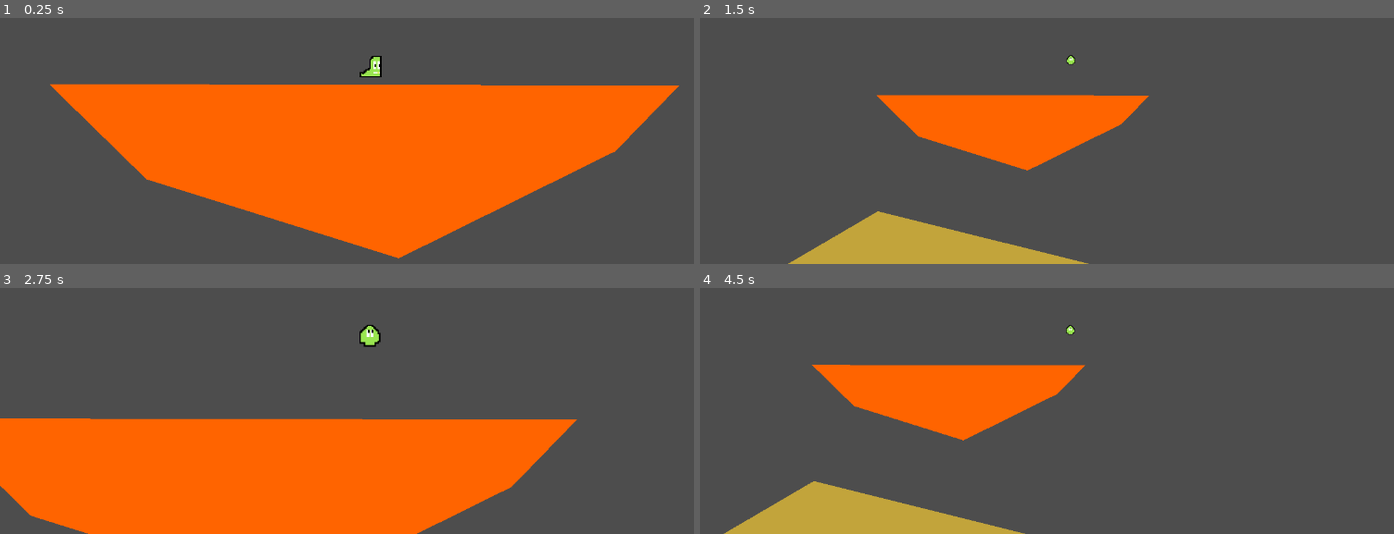
Above: before the commit, frames 1-4 (two rows, left to right).
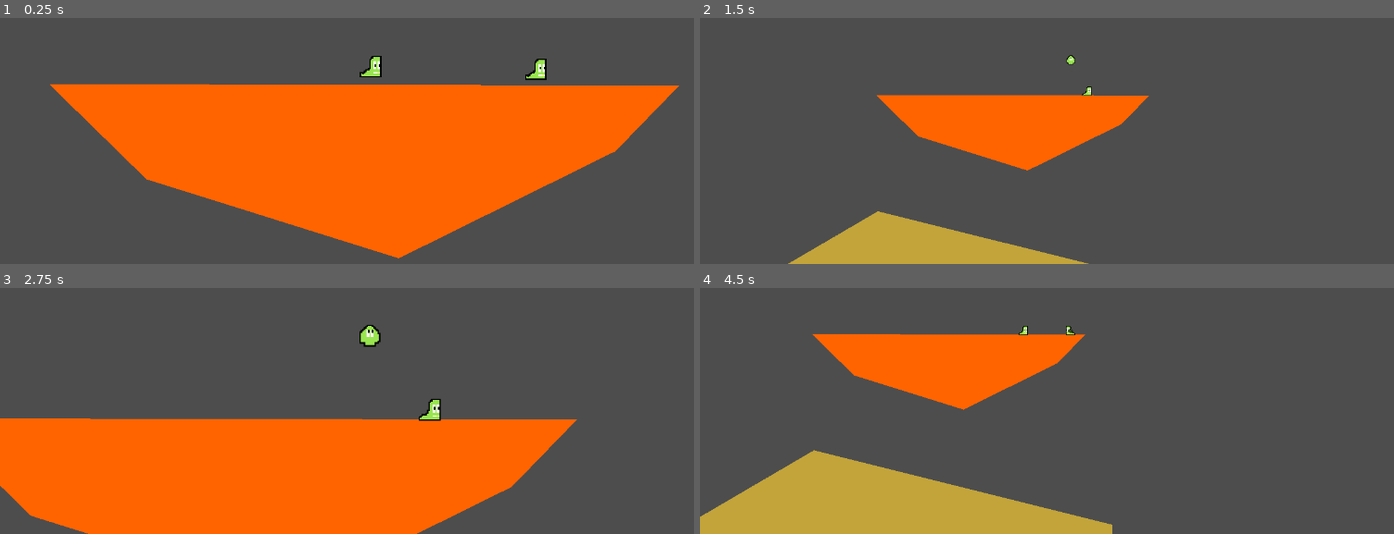
Above: after the commit, the same moments.

Repository: WilliamOFDavis/slugs_2d
Game: Godot game, scene res://Scenes/levels/level.tscn
Two runs of this game, one before a commit and one after it. Both use one fixed random seed, a clock stepped at 60 frames per second and the inputs below.
Inputs (mouse positions are in pixels of both pictures, inside the frame that each line leads up to):
- Up to frame 1 (0.25 s): no input
- Up to frame 2 (1.5 s): move the mouse to (1234, 35) at 0.52 s; hold D (move_right) from 0.53 s (still down); right-click (1234, 35) at 0.6 s; click (1234, 35) at 0.67 s; tap Space (jump) at 0.77 s; move the mouse to (922, 77) at 1.27 s; tap R (switch_weapon) at 1.35 s
- Up to frame 3 (2.75 s): tap Space (jump) at 1.52 s; move the mouse to (outside the picture) at 2.02 s; release D (move_right) at 2.03 s; hold A (move_left) from 2.03 s (still down); right-click (outside the picture) at 2.1 s
- Up to frame 4 (4.5 s): move the mouse to (1033, 408) at 2.77 s; release A (move_left) at 2.78 s; hold D (move_right) 2.78-4.28 s; tap R (switch_weapon) at 2.85, 4.35 s; click (1033, 408) at 2.92 s; tap Space (jump) at 3.02, 3.77 s; move the mouse to (1289, 388) at 3.52 s; right-click (1289, 388) at 3.6 s; move the mouse to (outside the picture) at 4.27 s; hold A (move_left) from 4.28 s (still down)

The runs differ from the first frame. In frame 1, 0.2% of the frame differs, in the area x 75-79%, y 16-26%; in frame 2, less than 0.1%; in frame 3, 0.2%; in frame 4, 16%, in the area x 0-60%, y 15-100%.

Commit message:
can't remember some stuff with the grenade probably

Diff:
--- a/Scenes/levels/level.tscn
+++ b/Scenes/levels/level.tscn
@@ -30,3 +30,18 @@
 
 [node name="Slug" parent="Slugs" instance=ExtResource("3_d6e32")]
 position = Vector2(1105, -705)
+
+[node name="Slug3" parent="Slugs" instance=ExtResource("3_d6e32")]
+position = Vector2(79, -151)
+
+[node name="Slug4" parent="Slugs" instance=ExtResource("3_d6e32")]
+position = Vector2(-263, -151)
+
+[node name="Slug5" parent="Slugs" instance=ExtResource("3_d6e32")]
+position = Vector2(-556, -151)
+
+[node name="Slug6" parent="Slugs" instance=ExtResource("3_d6e32")]
+position = Vector2(-1028, -111)
+
+[node name="Slug2" parent="Slugs" instance=ExtResource("3_d6e32")]
+position = Vector2(1351, -701)
--- a/Scenes/slugs/slug.gd
+++ b/Scenes/slugs/slug.gd
@@ -11,6 +11,13 @@
 var current_inventory: Array[Weapon]
 var weapon_index: int = 0
 var active_turn: bool = false
+var health: int = 100:
+	set(new_health):
+		if new_health <= 0:
+			health = 100
+			death()
+		else:
+			health = new_health
 @onready var velocity_component: VelocityComponent = $VelocityComponent
 # Called when the node enters the scene tree for the first time.
 
@@ -46,13 +53,14 @@
 	$WeaponSprite.visible = true
 
 func shoot_weap(direction_to_mouse: Vector2) -> void:
-	print("Player: shoot_weapon called")
 	if current_weapon != null:
-		print("Player: Emitting shoot_projectile signal")
 		shoot_projectile.emit(current_weapon.projectile, global_position, direction_to_mouse, self)
 
-func hit():
-	pass
+func hit(damage:int = 0, knockback_direction: Vector2 = Vector2.ZERO):
+	health -= damage
+
+func death() -> void:
+	position = Vector2(0,-1000)
 
 func _physics_process(_delta: float) -> void:
 	velocity = velocity_component.get_velocity()
--- a/components/explosion_radius_component.gd
+++ b/components/explosion_radius_component.gd
@@ -5,6 +5,8 @@
 var explosion_radius: CollisionPolygon2D
 var bodies_in_range: Array[Node2D] = []
 var shooter: Slug
+@export var damage: int = 50
+
 
 func _ready() -> void:
 	explosion_radius = get_node("ExplosionRadius")
@@ -27,4 +29,5 @@
 			if body is TerrainPiece:
 				body.terrain_explosion(explosion_radius)
 			elif body is Slug:
-				body.hit()
+				var direction_to_body: Vector2 = ( get_parent().global_position - body.global_position).normalized()
+				body.hit(damage, direction_to_body)
--- a/components/input_component.gd
+++ b/components/input_component.gd
@@ -32,3 +32,5 @@
 
 		if Input.is_action_just_pressed("switch_weapon"):
 			switch_weapon.emit()
+	else:
+		velocity_component.set_x_direction(0.0)
--- a/components/velocity_component.gd
+++ b/components/velocity_component.gd
@@ -11,9 +11,9 @@
 @export var velocity: Vector2
 @export var direction: Vector2 = Vector2.ZERO
 
-var knockback_force: float =  500.0
+var knockback_force: float = 300.0
 var knockback_velocity: Vector2
-
+var knockback_decay: float = 0.15
 
 func set_x_direction(axis: float) -> void:
 	direction.x = axis
@@ -21,9 +21,9 @@
 		sprite.flip_h = false
 	elif direction.x == -1:
 		sprite.flip_h = true
-	if knockback_velocity.length() < 50:
+
+	if knockback_velocity.length() < 20:
 		velocity.x = speed * axis
-
 
 func set_y_velocity(vel: float) -> void:
 	velocity.y = vel
@@ -32,23 +32,29 @@
 	return velocity
 
 func is_moving() -> bool:
-	if velocity == Vector2.ZERO:
-		return false
-	else:
-		return true
+	return velocity != Vector2.ZERO
 
 func _physics_process(delta: float) -> void:
+	# Handle gravity
 	if parent is Slug:
 		if slug_state_machine.get_state() == slug_state_machine.get_states().in_air:
-			velocity.y += gravity*delta
+			velocity.y += gravity * delta
 		else:
 			velocity.y = 0.0
-	velocity = velocity + knockback_velocity
-	knockback_velocity = lerp(knockback_velocity,Vector2.ZERO,0.2)
+
+	if knockback_velocity.length() > 5:
+		velocity = knockback_velocity
+
+	knockback_velocity = knockback_velocity.lerp(Vector2.ZERO, knockback_decay)
+
+	if velocity.x > 0:
+		print("Velocity: ", velocity, " Knockback: ", knockback_velocity)
 
 func knock_back(knockback_direction: Vector2) -> void:
+	if knockback_direction.length() > 0:
+		knockback_direction = knockback_direction.normalized()
+
 	knockback_velocity = knockback_direction * knockback_force
-	knockback_velocity.y = min(knockback_velocity.y, 200)
 
 func cancel_knock_back() -> void:
 	knockback_velocity = Vector2.ZERO
